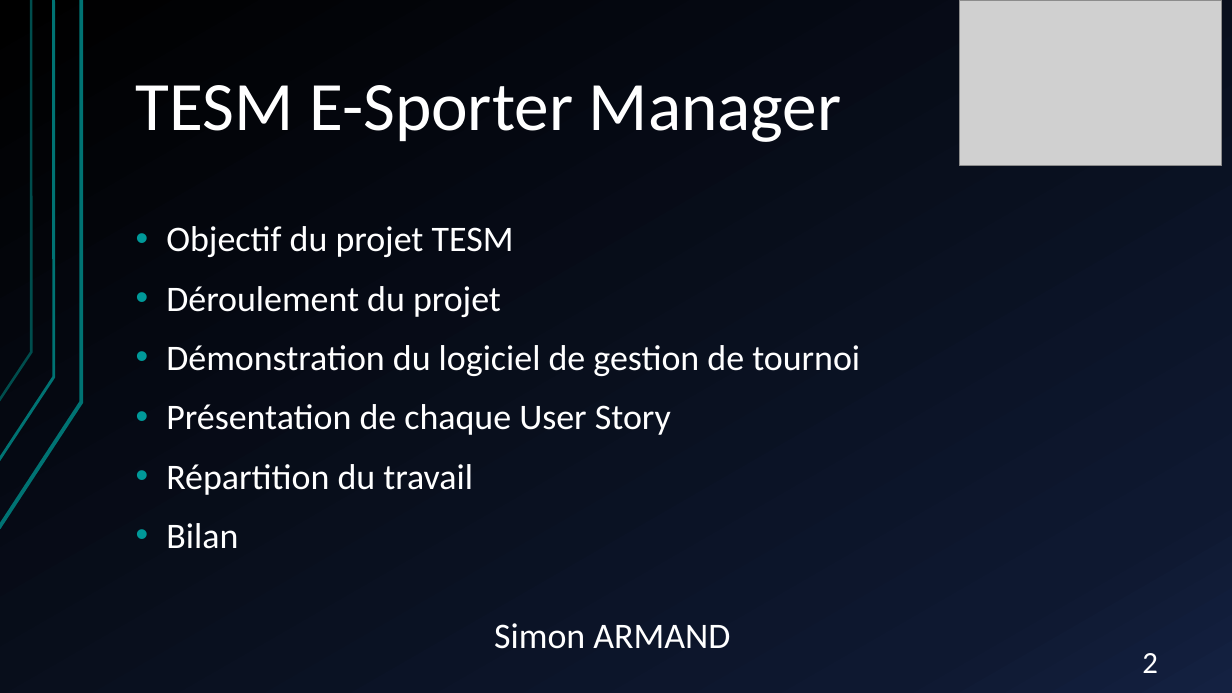
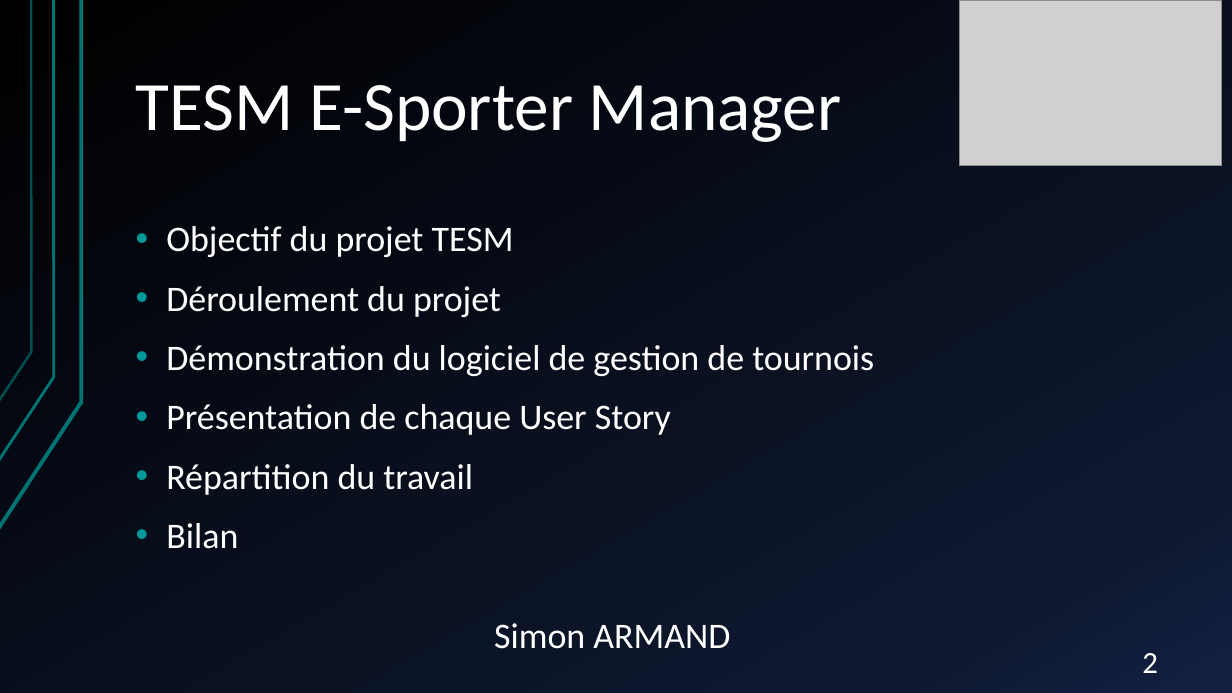
Before and after one commit to gamingdy/tesm-esport-manager, a slide deck: slide 2 of TESM E-Sporter Manager.pptx. Drawn at 1232x693 pixels with LibreOffice and Linux fonts; fonts in the diff are those of the drawing; grey boxes stand for pictures. Boxes give left, top, right and bottom in pixels: in the first picture for what was removed or moved away, otherwise in the second. Text is boxed around its words. In the diff, an @@ line names an element or a change of style, - is before the commit and + after.

```diff
--- a/TESM E-Sporter Manager.pptx
+++ b/TESM E-Sporter Manager.pptx
@@ text at (166,345,874,376): text changed @@
-• Démonstration du logiciel de gestion de tournoi
+• Démonstration du logiciel de gestion de tournois
```
Also in this commit, not shown: 3 other slides changed.
